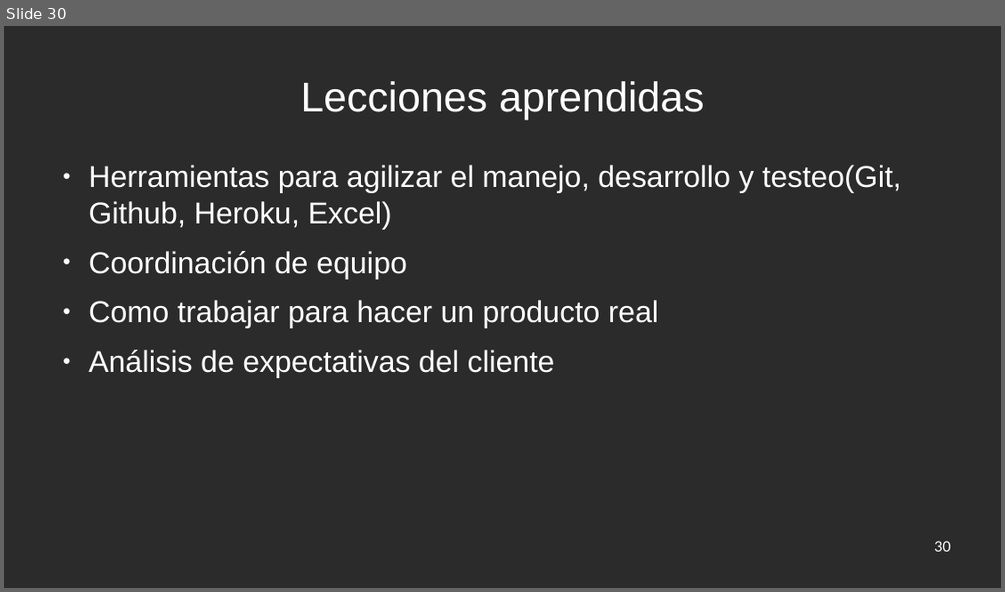
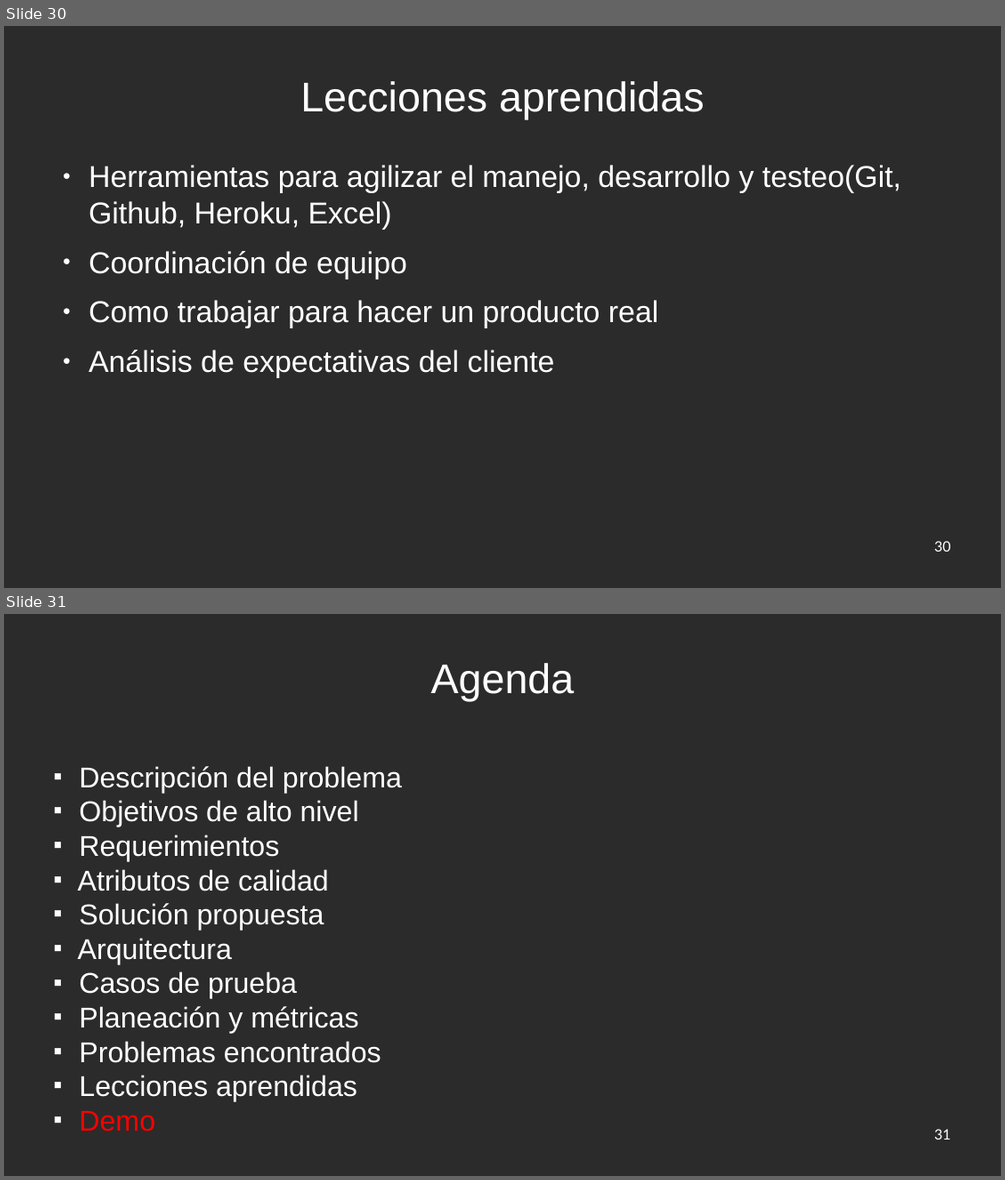
Before and after one commit to jw92/PPR, a slide deck: final.odp. Shown one above the other, each under a label of ours: slide 30 before the commit, slides 30 and 31 after it. The pictures are 1005x592 and 1005x1180 pixels, drawn with LibreOffice and Linux fonts; fonts in the diff are those of the drawing; background and template pictures are left out; a plain dark background stands for a picture behind light text. Boxes give left, top, right and bottom in pixels: in the first picture for what was removed or moved away, otherwise in the second. Text is boxed around its words. In the diff, an @@ line names an element or a change of style, - is before the commit and + after.

```diff
--- a/final.odp
+++ b/final.odp
@@ slide 31 added at (4, 614, 1001, 1176), background picture (left out) @@
@@ title added at (431, 663, 574, 702), 40.6 pt, text #FFFFFF @@
+Agenda
@@ subtitle added at (78, 766, 402, 1132), 28 pt, text #FFFFFF @@
+■ Descripción del problema
+■ Objetivos de alto nivel
+■ Requerimientos
+■ Atributos de calidad
+■ Solución propuesta
+■ Arquitectura
+■ Casos de prueba
+■ Planeación y métricas
+■ Problemas encontrados
+■ Lecciones aprendidas
+■ Demo
@@ page number added at (934, 1129, 951, 1140), 14 pt, text #FFFFFF @@
+31
```
Also in this commit, not shown: 10 slides changed.
